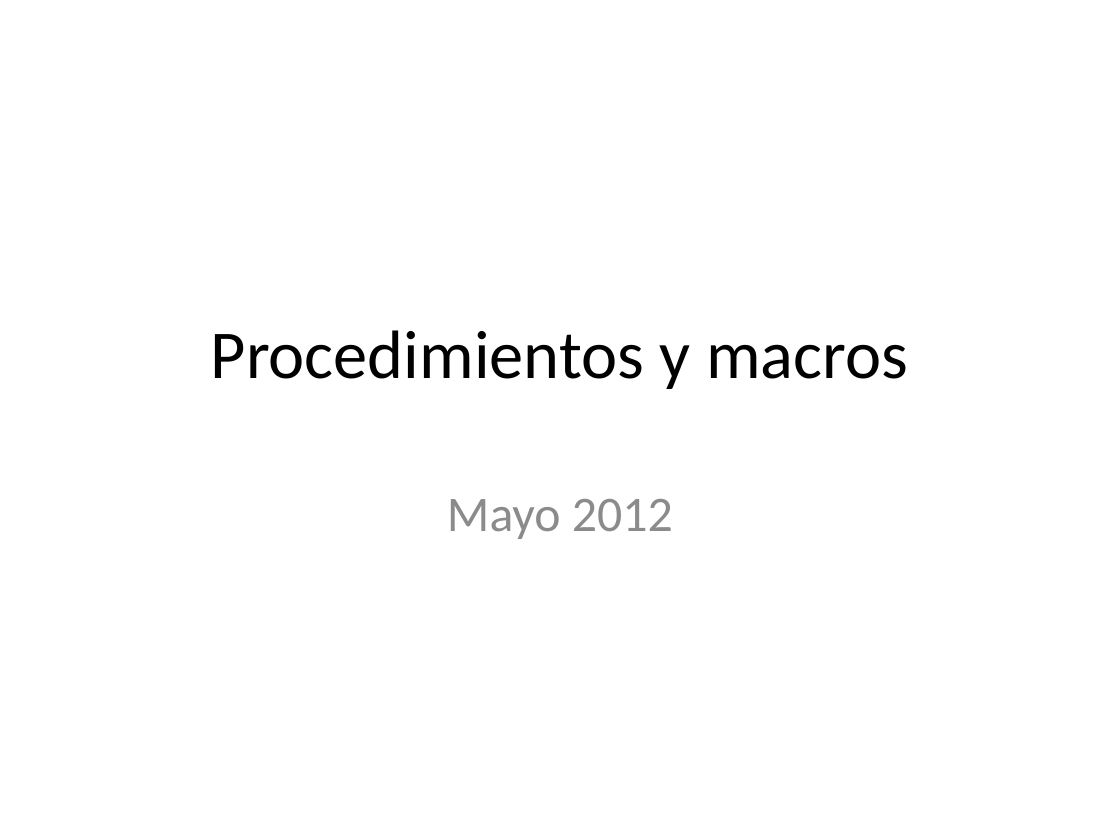
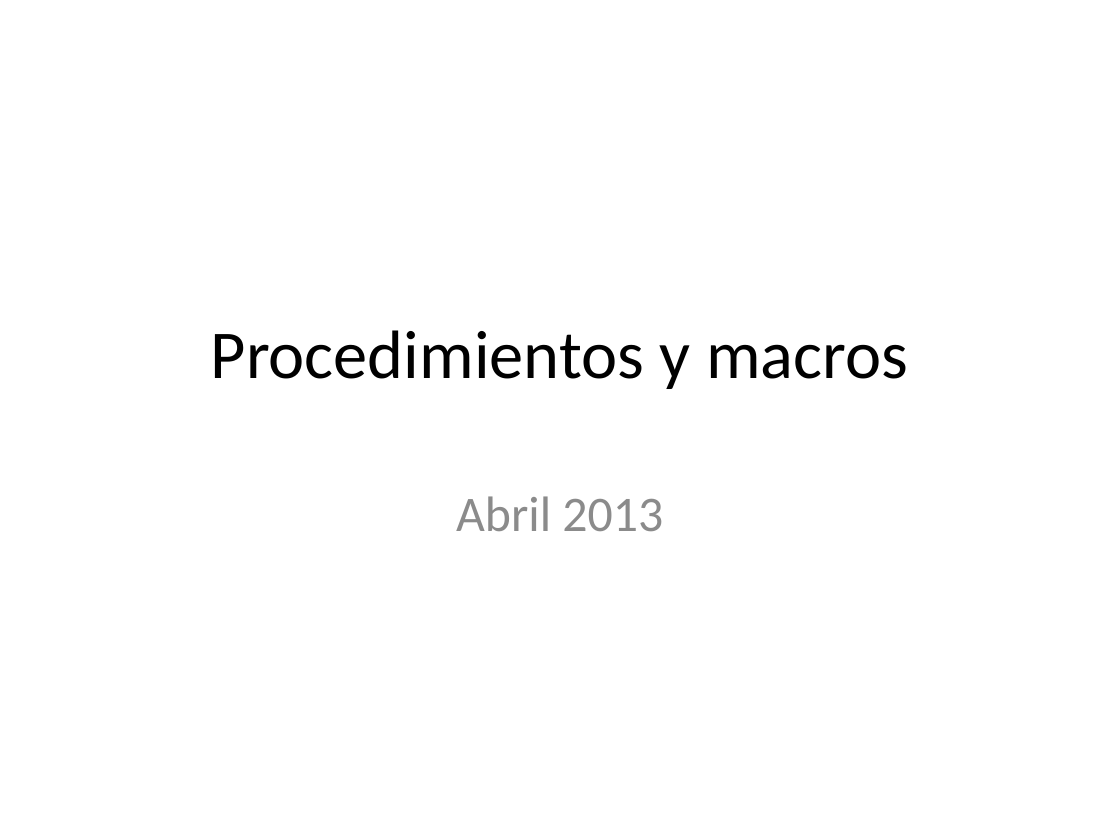
Before and after one commit to servkey/acii, a slide deck: slide 1 of Semana6/Procedimientos y macros.pptx. Drawn at 1120x840 pixels with LibreOffice and Linux fonts; fonts in the diff are those of the drawing. Boxes give left, top, right and bottom in pixels: in the first picture for what was removed or moved away, otherwise in the second. Text is boxed around its words. In the diff, an @@ line names an element or a change of style, - is before the commit and + after.

```diff
--- a/Semana6/Procedimientos y macros.pptx
+++ b/Semana6/Procedimientos y macros.pptx
@@ subtitle at (x1=456, y1=496, x2=663, y2=531): text changed @@
-Mayo 2012
+Abril 2013
```
Also in this commit, not shown: 5 other files.
